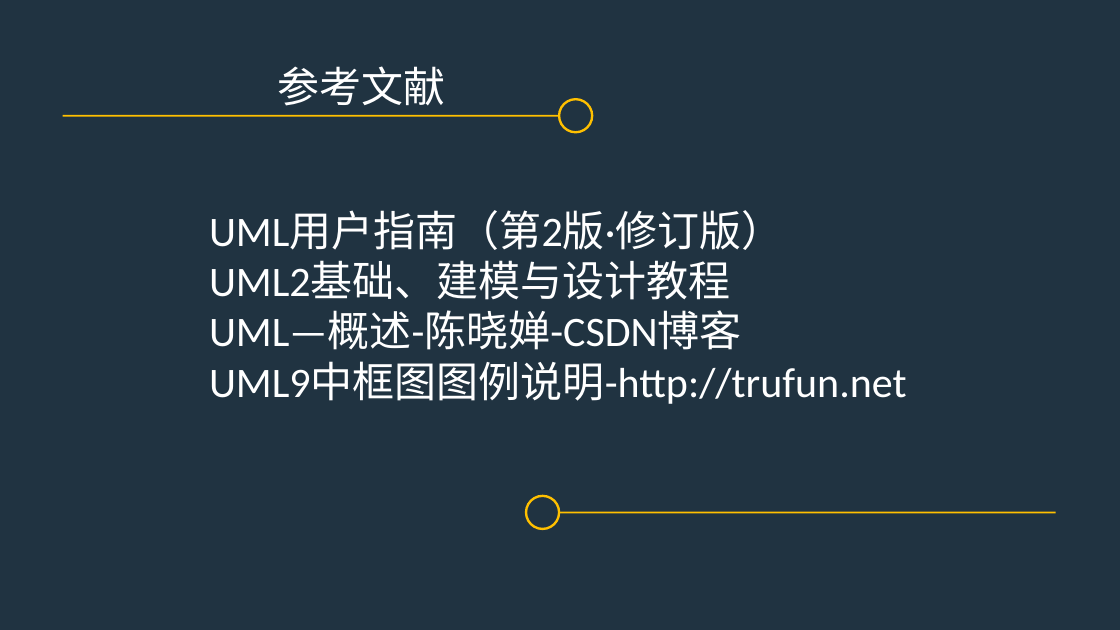
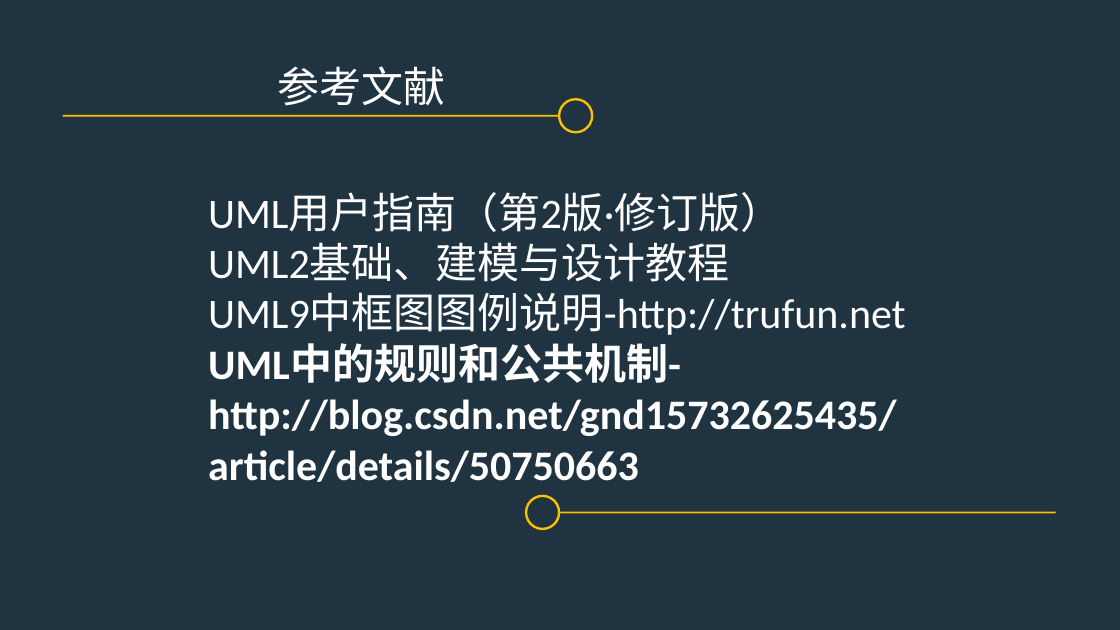
Before and after one commit to PRD2017-G07/G07-teamwork, a slide deck: slide 18 of 0PPT/UML概述.pptx (slide 13 before the commit). Drawn at 1120x630 pixels with LibreOffice and Linux fonts; fonts in the diff are those of the drawing. Boxes give left, top, right and bottom in pixels: in the first picture for what was removed or moved away, otherwise in the second. Text is boxed around its words. In the diff, an @@ line names an element or a change of style, - is before the commit and + after.

```diff
--- a/0PPT/UML概述.pptx
+++ b/0PPT/UML概述.pptx
@@ text "UML用户指南（第2版·修订版）": place and size @@
-text "UML用户指南（第2版·修订版）" at bbox=[209, 211, 907, 404]
+text "UML用户指南（第2版·修订版）" at bbox=[208, 193, 906, 482]
@@ text at bbox=[209, 312, 742, 350]: paragraph removed @@
-UML—概述-陈晓婵-CSDN博客
@@ text at bbox=[208, 344, 897, 482]: paragraph added @@
+UML中的规则和公共机制- http://blog.csdn.net/gnd15732625435/article/details/50750663
```
Also in this commit, not shown: 7 other slides changed, 7 slides added, 1 slide removed.
